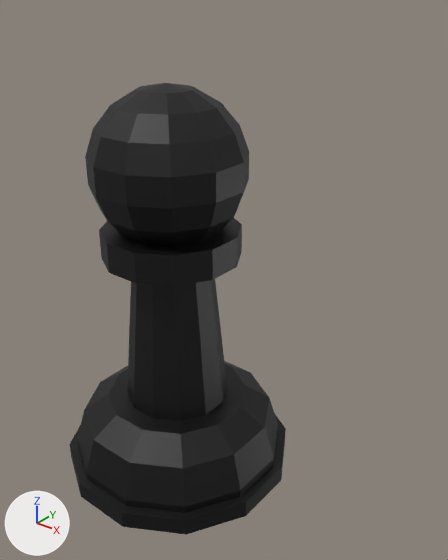
The glTF model models/soldier_black.glb, before and after one commit.
Rendered twice from a camera (50 mm lens) standing at (0.205, -0.214, 0.259) and looking at (0.022, 0.015, 0.117). Lighting does not change. The marker at lower left points along +X, +Y and +Z. Where no turn or scale is listed for an object, it has been applied to the vertices.

Objects in the first picture: 'node_MeshObject371688640-PolyPaper23'.
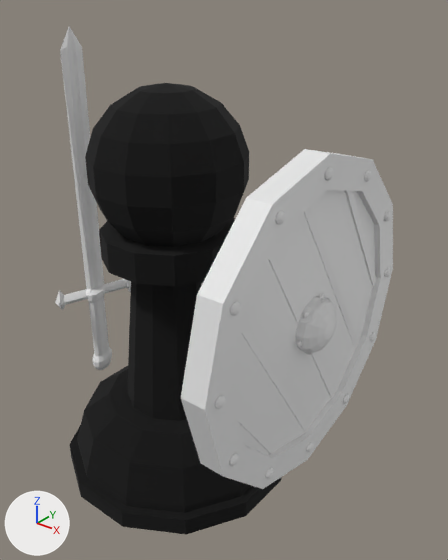
The newer file is also turned or shifted as a whole; pictures and numbers use the older file's frame.

The change, as a list of edits to the scene's bpy script:
```text
Add mat_material:
    mat_material = bpy.data.materials.new('Material')
    # nodes: BsdfPrincipled, Mix, OutputMaterial, VertexColor
    # colours: purple #6200d1
Change me_mesh_m0_polypaper23__328366:
    where me_mesh_m0_polypaper23__328366.from_pydata(...)  # 230 vertices, 444 faces; spans x 0.562..0.688, y -0.658..-0.532, z 0.32..0.535
    remove me_mesh_m0_polypaper23__328366.materials.append(mat_defaultmaterial)
    add me_mesh_m0_polypaper23__328366.materials.append(mat_material)
Add me_model:
    me_model.from_pydata(...)  # 2250 vertices, 4420 faces; spans x -0.019..0.009, y -0.079..0.08, z -0.079..0.08
Add me_mesh1818331932:
    me_mesh1818331932.from_pydata(...)  # 153 vertices, 304 faces; spans x -0.01..0.013, y -0.029..0.022, z -0.101..0.102
Add ob_model:
    ob_model = bpy.data.objects.new('model', me_model)
    ob_model.location = (0.0823, 0.0038, 0.1164)
Add ob_mesh1818331932:
    ob_mesh1818331932 = bpy.data.objects.new('mesh1818331932', me_mesh1818331932)
    ob_mesh1818331932.location = (-0.0674, 0.0029, 0.136)
```

What differs and where, as boxes (x1, y1, x2, y2) in the pictures (448 x 560 px):
'node_MeshObject371688640-PolyPaper23', recoloured: (70, 83, 286, 514) in both
'model', added: after (181, 149, 393, 489)
'mesh1818331932', added: after (55, 26, 131, 370)
